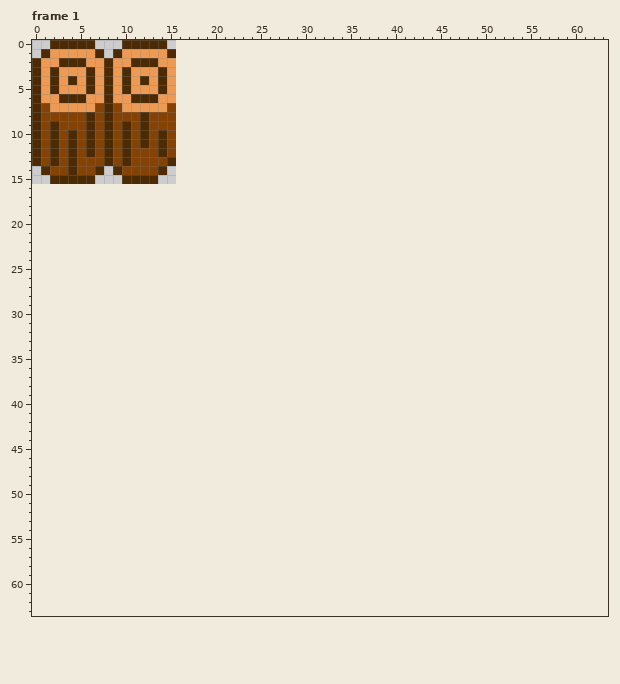
One commit to this pixel-art file: Assets/Art/Tilemap/Tilesets/TestWall.aseprite. The first picture shows the starting point.
16x16 pixels, 2 frames. Shown: frame 1. The old version is drawn lined up with the new one, on the new canvas. The commit also changed other frames, which this record leaves out.
New version:
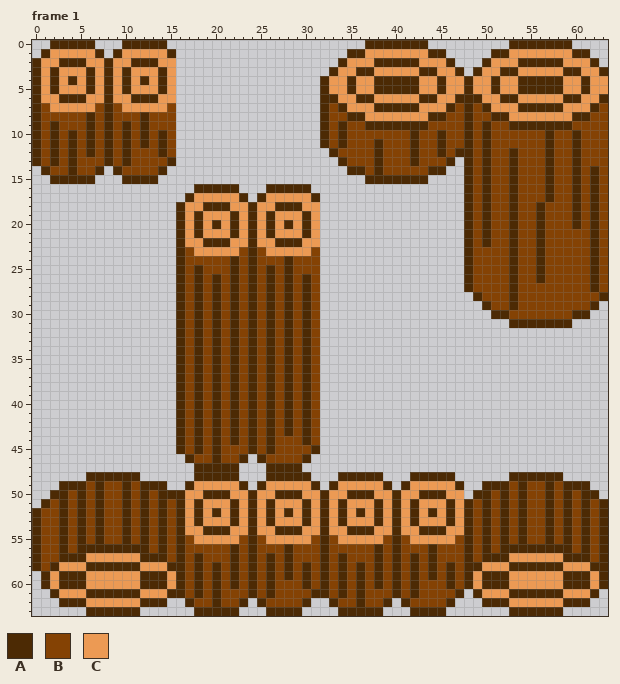
Palette (. is transparent): A #4c2a04  B #844204  C #ec9a54
The exact change:
canvas 16x16 -> 64x64
Changed rows in their new state; - is an unchanged pixel.
Frame 1:
first column x 0:
 0 -------------------------------------AAAAAAA---------AAAAAAA----
 1 -----------------------------------AACCCCCCCAA-----AACCCCCCCAA--
 2 ----------------------------------ACCCAAAAACCCA---ACCCAAAAACCCA-
 3 ---------------------------------ACCAACCCCCAACCA-ACCAACCCCCAACCA
 4 --------------------------------ACCACCAAAAACCACCACCACCAAAAACCACC
 5 --------------------------------ACCACCAAAAACCACCACCACCAAAAACCACC
 6 --------------------------------AACCAACCCCCAACCAAACCAACCCCCAACCA
 7 --------------------------------ABACCCAAAAACCCABABACCCAAAAACCCAB
 8 --------------------------------ABBAACCCCCCCAABBABBAACCCCCCCAABB
 9 --------------------------------ABABBAAAAAAABBBBABABBAAAAAAABBBB
10 --------------------------------ABABBBBBBBABBABBABABBBBBBABBABBB
11 --------------------------------ABABBBABBBABBABBABABBBBBBABBABBB
12 ---------------------------------ABBBBABBBABBABAABABBABBBABBABBB
13 ----------------------------------ABBBABBBABBBA-ABABBABBBABBABBB
14 -----------------------------------AABABBBBBAA--ABABBABBBABBABAB
15 -------------------------------------AAAAAAA----ABABBABBBABBABAB
16 ------------------AAAAA---AAAAA-----------------ABABBABBBABBABAB
17 -----------------ACCCCCA-ACCCCCA----------------ABABBABBBABBABAB
18 ----------------ACCAAACCACCAAACC----------------ABABBABBABBBABAB
19 ----------------ACACCCACACACCCAC----------------ABABBABBABBBABAB
20 ----------------ACACACACACACACAC----------------ABABBABBABBBABAB
21 ----------------ACACCCACACACCCAC----------------ABABBABBABBBBBAB
22 ----------------ACCAAACCACCAAACC----------------ABABBABBABBBBBAB
23 ----------------ABCCCCCBABCCCCCB----------------ABBBBABBABBBBBAB
24 ----------------ABBBBBABABBBABBB----------------ABBBBABBABBBBBAB
25 ----------------ABABBBABABABABBB----------------ABBBBABBABBBBBAB
26 ----------------ABABABABABABABAB----------------ABBBBABBABBBBBAB
27 ----------------ABABABABABABABAB----------------ABBBBABBBBBBBBAB
28 ----------------ABABABABABABABAB-----------------ABBBABBBBBBBBBA
29 ----------------ABABABABABABABAB------------------ABBABBBBBBBBA-
30 ----------------ABABABABABABABAB-------------------AABBBBBBBAA--
31 ----------------ABABABABABABABAB---------------------AAAAAAA----
32 ----------------ABABABABABABABAB--------------------------------
33 ----------------ABABABABABABABAB--------------------------------
34 ----------------ABABABABABABABAB--------------------------------
35 ----------------ABABABABABABABAB--------------------------------
36 ----------------ABABABABABABABAB--------------------------------
37 ----------------ABABABABABABABAB--------------------------------
38 ----------------ABABABABABABABAB--------------------------------
39 ----------------ABABABABABABABAB--------------------------------
40 ----------------ABABABABABABABAB--------------------------------
41 ----------------ABABABABABABABAB--------------------------------
42 ----------------ABABABABABABABAB--------------------------------
43 ----------------ABABABABABABABAB--------------------------------
44 ----------------ABABABABABABBBAB--------------------------------
45 ----------------ABABABBBABABBBBA--------------------------------
46 -----------------ABBABBA-ABBBBA---------------------------------
47 ------------------AAAAA---AAAA----------------------------------
48 ------AAAAAA------AAAAA---AAAAA---AAAAA---AAAAA------AAAAAA-----
49 ---AAABABBABAAA--ACCCCCA-ACCCCCA-ACCCCCA-ACCCCCA--AAABABBABAAA--
50 --AABABABBABABAAACCAAACCACCAAACCACCAAACCACCAAACC-AABABABBABABAA-
51 -ABABABABBABABABACACCCACACACCCACACACCCACACACCCACABABABABBABABABA
52 ABBABABABBABABABACACACACACACACACACACACACACACACACABABABABBABABABA
53 ABBABABABBABABABACACCCACACACCCACACACCCACACACCCACABABABABBABABABA
54 ABBABABABBABABABACCAAACCACCAAACCACCAAACCACCAAACCABABABABBABABABA
55 ABBABABABBABABABABCCCCCBABCCCCCBABCCCCCBABCCCCCBABABABABBABABABA
56 ABBABAAAAAAAABABABBBBBABABBBABBBABBBBBABABBBABBBABABAAAAAAAABABA
57 ABBAAACCCCCCAAABABABBBABABABABBBABABBBABABABABBBABAAACCCCCCAAABA
58 ABACCCAAAAAACCCAABABABABABABABABABABABABABABABABAACCCAAAAAACCCAA
59 -ACAAACCCCCCAAACABABABABABABABABABABABABABABABABACAAACCCCCCAAACA
60 -ACAAACCCCCCAAACABABABABABABBBABABABABABABABBBABACAAACCCCCCAAACA
61 --ACCCAAAAAACCCAABABABBBABABBBBAABABABBBABABBBBA-ACCCAAAAAACCCA-
62 ---AAACCCCCCAAA--ABBABBA-ABBBBA--ABBABBA-ABBBBA---AAACCCCCCAAA--
63 ------AAAAAA------AAAAA---AAAA----AAAAA---AAAA-------AAAAAA-----
Changed places in both pictures, as pixel boxes (x1, y1, x2, y2):
added: (32, 40, 608, 616)
